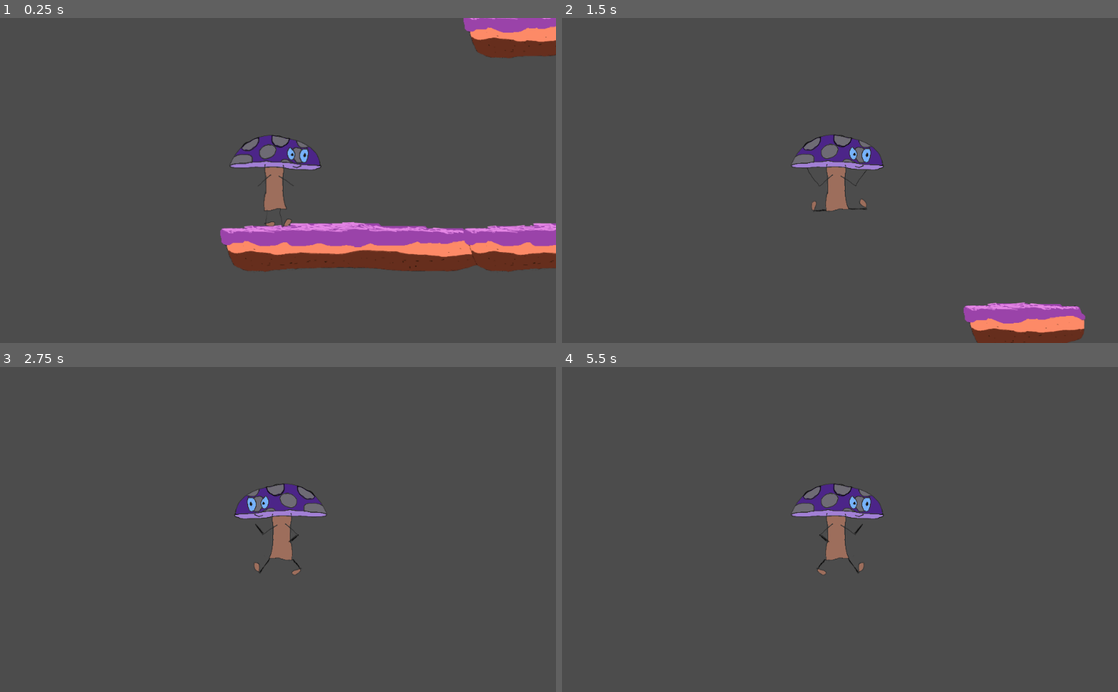
Above: before the commit, frames 1-4 (two rows, left to right).
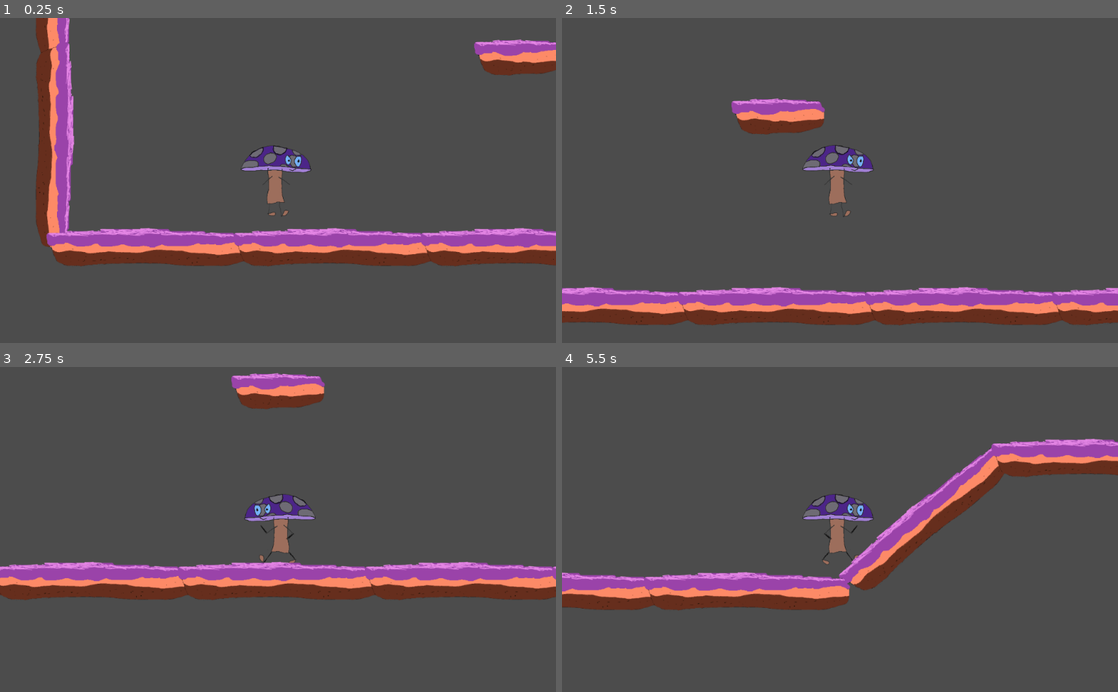
Above: after the commit, the same moments.

Repository: kyleagren/Mushroom-Quest-Exodus
Game: Godot game, scene res://Scenes/Level.tscn
The game is run twice, just before and just after one commit, with the same random seed, the same clock (stepped at 60 frames per second) and the same inputs.
Inputs:
- Up to frame 1 (0.25 s): no input
- Up to frame 2 (1.5 s): hold D (right) from 0.53 s (still down); tap Space (jump) at 0.6, 0.77, 1.07, 1.35 s
- Up to frame 3 (2.75 s): tap Space (jump) at 1.52, 1.82, 2.1 s; release D (right) at 2.03 s; hold A (left) from 2.03 s (still down)
- Up to frame 4 (5.5 s): release A (left) at 2.78 s; hold D (right) 2.78-4.28 s; tap Space (jump) at 2.85, 3.02, 3.32, 3.6, 3.77, 4.07, 4.35, 4.52, 4.82, 5.1 s; hold A (left) 4.28-5.03 s; hold D (right) from 5.03 s (still down)

The runs differ from the first frame. In frame 1, 15% of the frame differs, in the area x 6-100%, y 0-79%; in frame 2, 15%; in frame 3, 13%; in frame 4, 13%.

Commit message:
Added Walls and diagonals to tileset. Added wall climbing

Diff:
--- a/Scenes/Level.tscn
+++ b/Scenes/Level.tscn
@@ -1,16 +1,15 @@
 [gd_scene load_steps=3 format=2]
 
-[ext_resource path="res://Tileset.tres" type="TileSet" id=1]
-[ext_resource path="res://Scenes/Player.tscn" type="PackedScene" id=2]
+[ext_resource path="res://Scenes/Player.tscn" type="PackedScene" id=1]
+[ext_resource path="res://Tileset.tres" type="TileSet" id=2]
 
 [node name="Level" type="Node2D"]
 
-[node name="TileMap" type="TileMap" parent="."]
-tile_set = ExtResource( 1 )
-collision_layer = 2
-format = 1
-tile_data = PoolIntArray( -327665, 1, 0, -65529, 1, 0, 327680, 0, 0, 327687, 0, 0, 327694, 0, 0, 327701, 0, 0 )
-
-[node name="Player" parent="." instance=ExtResource( 2 )]
+[node name="Player" parent="." instance=ExtResource( 1 )]
 position = Vector2( 111.232, 207.366 )
 collision_mask = 2
+
+[node name="TileMap" type="TileMap" parent="."]
+tile_set = ExtResource( 2 )
+format = 1
+tile_data = PoolIntArray( -2162665, 1, 0, -1703944, 4, 0, -1245192, 4, 0, -1048583, 1, 0, -983033, 1, 0, -786440, 4, 0, -589824, 1, 0, -589813, 1, 0, -589778, 5, 0, -327688, 4, 0, -262127, 1, 0, -131031, 3, 0, 131064, 4, 0, 65545, 1, 0, 196636, 3, 0, 196642, 0, 0, 589817, 0, 0, 524288, 0, 0, 524295, 0, 0, 524302, 0, 0, 524309, 0, 0 )
--- a/Scenes/PlatformTiles.tscn
+++ b/Scenes/PlatformTiles.tscn
@@ -1,9 +1,14 @@
-[gd_scene load_steps=3 format=2]
+[gd_scene load_steps=7 format=2]
 
 [ext_resource path="res://Game Assets/Platform1.PNG" type="Texture" id=1]
 [ext_resource path="res://Game Assets/Platform2.PNG" type="Texture" id=2]
+[ext_resource path="res://Game Assets/Platform_Diagonal.PNG" type="Texture" id=3]
+[ext_resource path="res://Game Assets/Platform_Diagonal2.png" type="Texture" id=4]
+[ext_resource path="res://Game Assets/Wall.PNG" type="Texture" id=5]
+[ext_resource path="res://Game Assets/Wall2.PNG" type="Texture" id=6]
 
 [node name="PlatformTiles" type="Node2D"]
+editor/display_folded = true
 
 [node name="Platform_Large" type="Sprite" parent="."]
 position = Vector2( 303.32, 289.656 )
@@ -12,6 +17,7 @@
 [node name="StaticBody2D" type="StaticBody2D" parent="Platform_Large"]
 
 [node name="CollisionPolygon2D" type="CollisionPolygon2D" parent="Platform_Large/StaticBody2D"]
+visible = false
 position = Vector2( 0.630249, 20.168 )
 polygon = PoolVector2Array( -218.058, 15.8375, -226.272, 10.7041, -230.892, 3.5173, -238.592, -22.1498, -243.725, -26.2 …(317 unchanged characters)…
 
@@ -22,5 +28,47 @@
 [node name="StaticBody2D" type="StaticBody2D" parent="Platform_Small"]
 
 [node name="CollisionPolygon2D" type="CollisionPolygon2D" parent="Platform_Small/StaticBody2D"]
+visible = false
 position = Vector2( -127.31, 17.647 )
 polygon = PoolVector2Array( 18.3544, -49.6165, 19.325, -37.6458, 20.2955, -28.5869, 25.4721, -23.0868, 29.3545, -22.439 …(527 unchanged characters)…
+
+[node name="Platform_Diagonal" type="Sprite" parent="."]
+position = Vector2( 1171.57, 534.551 )
+texture = ExtResource( 3 )
+
+[node name="StaticBody2D" type="StaticBody2D" parent="Platform_Diagonal"]
+
+[node name="CollisionPolygon2D" type="CollisionPolygon2D" parent="Platform_Diagonal/StaticBody2D"]
+visible = false
+position = Vector2( 1005.4, -5.83179 )
+polygon = PoolVector2Array( -1162.21, -187.8, -826.298, 152.775, -829.797, 170.271, -861.288, 194.764, -919.606, 162.106, -1045.57, 23.3102, -1151.71, -71.1643, -1186.7, -106.155, -1192.53, -124.816, -1178.54, -158.641 )
+
+[node name="Platform_Diagonal2" type="Sprite" parent="."]
+position = Vector2( 1632.8, 536.823 )
+texture = ExtResource( 4 )
+
+[node name="StaticBody2D" type="StaticBody2D" parent="Platform_Diagonal2"]
+
+[node name="CollisionPolygon2D" type="CollisionPolygon2D" parent="Platform_Diagonal2/StaticBody2D"]
+visible = false
+polygon = PoolVector2Array( 161.082, -164.412, -199.321, 138.84, -193.489, 154.002, -178.326, 156.335, -145.669, 173.83, -114.177, 167.999, 23.4524, 37.3672, 126.092, -40.7784, 176.245, -85.0998, 203.071, -123.589, 200.738, -141.085, 182.076, -160.913 )
+
+[node name="Wall" type="Sprite" parent="."]
+position = Vector2( 162.766, 727.678 )
+texture = ExtResource( 5 )
+
+[node name="StaticBody2D" type="StaticBody2D" parent="Wall"]
+
+[node name="CollisionPolygon2D" type="CollisionPolygon2D" parent="Wall/StaticBody2D"]
+visible = false
+polygon = PoolVector2Array( 38.1985, -247.962, 38.1985, 224.41, 6.70695, 237.24, -18.9528, 231.409, -29.4499, 204.582, -37.6144, 136.934, -31.7827, -22.8563, -35.2817, -190.811, -31.7827, -224.635, -4.95656, -238.632, 17.2041, -252.628 )
+
+[node name="Wall2" type="Sprite" parent="."]
+position = Vector2( 623.998, 714.045 )
+texture = ExtResource( 6 )
+
+[node name="StaticBody2D" type="StaticBody2D" parent="Wall2"]
+
+[node name="CollisionPolygon2D" type="CollisionPolygon2D" parent="Wall2/StaticBody2D"]
+visible = false
+polygon = PoolVector2Array( -24.1409, -233.163, -25.3073, 236.877, -4.31293, 241.542, -4.31293, 232.212, 31.844, 218.215, 45.8403, 180.892, 41.1749, 124.907, 38.8421, -8.05695, 48.1729, -132.857, 47.0065, -183.01, 29.5113, -244.827, -7.81201, -250.658 )
--- a/Scenes/Player.tscn
+++ b/Scenes/Player.tscn
@@ -1,17 +1,15 @@
-[gd_scene load_steps=10 format=2]
+[gd_scene load_steps=9 format=2]
 
 [ext_resource path="res://Scripts/Player.gd" type="Script" id=1]
 [ext_resource path="res://Game Assets/Mushroom_Man.png" type="Texture" id=2]
 [ext_resource path="res://Game Assets/Mushroom_Man_Jump.png" type="Texture" id=3]
 [ext_resource path="res://Game Assets/Mushroom_Man_Run.png" type="Texture" id=4]
 
-[sub_resource type="GDScript" id=1]
-
-[sub_resource type="CapsuleShape2D" id=2]
+[sub_resource type="CapsuleShape2D" id=1]
 radius = 88.9869
 height = 1.74823
 
-[sub_resource type="Animation" id=3]
+[sub_resource type="Animation" id=2]
 length = 2.0
 loop = true
 tracks/0/type = "value"
@@ -79,21 +77,21 @@
 
 [node name="Sprite" type="Sprite" parent="."]
 texture = ExtResource( 2 )
-script = SubResource( 1 )
 
 [node name="CollisionShape2D" type="CollisionShape2D" parent="."]
 visible = false
 position = Vector2( -5, 0 )
-shape = SubResource( 2 )
+shape = SubResource( 1 )
 
 [node name="AnimationPlayer" type="AnimationPlayer" parent="."]
-anims/Idle = SubResource( 3 )
-anims/Jump = SubResource( 4 )
-anims/Run = SubResource( 5 )
+anims/Idle = SubResource( 2 )
+anims/Jump = SubResource( 3 )
+anims/Run = SubResource( 4 )
 
 [node name="JumpTimer" type="Timer" parent="."]
 wait_time = 0.2
 
 [node name="Camera2D" type="Camera2D" parent="."]
 current = true
+zoom = Vector2( 1.3, 1.3 )
 [connection signal="timeout" from="JumpTimer" to="." method="_on_JumpTimer_timeout"]
--- a/Scripts/Player.gd
+++ b/Scripts/Player.gd
@@ -15,6 +15,7 @@
 
 func _physics_process(delta):
 	apply_gravity()
+	wall_run()
 	move()
 	jump()
 	animate()
@@ -41,9 +42,22 @@
 		can_double_jump = false
 		motion.y = 0
 		motion.y -= JUMP_SPEED
-		$AnimationPlayer.play("Jump")
 		jump_counter += 1
 		$JumpTimer.start()
+
+
+func wall_run():
+	if is_on_wall():
+		motion.y = GRAVITY / 2.5
+		if jump_counter == number_of_jumps:
+			jump_counter = number_of_jumps - 1
+		if $Sprite.is_flipped_h():
+			if Input.is_action_just_pressed("jump"):
+				motion.x = JUMP_SPEED
+		elif not $Sprite.is_flipped_h():
+			if Input.is_action_just_pressed("jump"):
+				motion.x = -JUMP_SPEED
+
 
 
 
--- a/Tileset.tres
+++ b/Tileset.tres
@@ -1,7 +1,11 @@
-[gd_resource type="TileSet" load_steps=20 format=2]
+[gd_resource type="TileSet" load_steps=36 format=2]
 
 [ext_resource path="res://Game Assets/Platform1.PNG" type="Texture" id=1]
 [ext_resource path="res://Game Assets/Platform2.PNG" type="Texture" id=2]
+[ext_resource path="res://Game Assets/Platform_Diagonal.PNG" type="Texture" id=3]
+[ext_resource path="res://Game Assets/Platform_Diagonal2.png" type="Texture" id=4]
+[ext_resource path="res://Game Assets/Wall.PNG" type="Texture" id=5]
+[ext_resource path="res://Game Assets/Wall2.PNG" type="Texture" id=6]
 
 [sub_resource type="ConvexPolygonShape2D" id=1]
 points = PoolVector2Array( -243.725, -26.2565, -249.886, -32.93, -250.399, -54.4904, 227.523, -53.977, -238.592, -22.1498 )
@@ -53,6 +57,42 @@
 
 [sub_resource type="ConvexPolygonShape2D" id=17]
 points = PoolVector2Array( 118.003, 23.5021, 132.238, 22.2079, 128.032, 22.855 )
+
+[sub_resource type="ConvexPolygonShape2D" id=18]
+points = PoolVector2Array( -1151.71, -71.1643, -1186.7, -106.155, -1192.53, -124.816, -1178.54, -158.641, -1162.21, -187.8, -826.298, 152.775, -1045.57, 23.3102 )
+
+[sub_resource type="ConvexPolygonShape2D" id=19]
+points = PoolVector2Array( -861.288, 194.764, -919.606, 162.106, -1045.57, 23.3102, -826.298, 152.775, -829.797, 170.271 )
+
+[sub_resource type="ConvexPolygonShape2D" id=20]
+points = PoolVector2Array( -193.489, 154.002, -199.321, 138.84, 161.082, -164.412, -178.326, 156.335 )
+
+[sub_resource type="ConvexPolygonShape2D" id=21]
+points = PoolVector2Array( -114.177, 167.999, -145.669, 173.83, -178.326, 156.335, 161.082, -164.412, 23.4524, 37.3672 )
+
+[sub_resource type="ConvexPolygonShape2D" id=22]
+points = PoolVector2Array( 203.071, -123.589, 176.245, -85.0998, 126.092, -40.7784, 23.4524, 37.3672, 161.082, -164.412, 182.076, -160.913, 200.738, -141.085 )
+
+[sub_resource type="ConvexPolygonShape2D" id=23]
+points = PoolVector2Array( 17.2041, -252.628, 38.1985, -247.962, 38.1985, 224.41, -4.95656, -238.632 )
+
+[sub_resource type="ConvexPolygonShape2D" id=24]
+points = PoolVector2Array( -35.2817, -190.811, -31.7827, -224.635, -4.95656, -238.632, 38.1985, 224.41, -31.7827, -22.8563 )
+
+[sub_resource type="ConvexPolygonShape2D" id=25]
+points = PoolVector2Array( -29.4499, 204.582, -37.6144, 136.934, -31.7827, -22.8563, 38.1985, 224.41, 6.70695, 237.24, -18.9528, 231.409 )
+
+[sub_resource type="ConvexPolygonShape2D" id=26]
+points = PoolVector2Array( -4.31293, 232.212, -4.31293, 241.542, -25.3073, 236.877, -24.1409, -233.163 )
+
+[sub_resource type="ConvexPolygonShape2D" id=27]
+points = PoolVector2Array( 45.8403, 180.892, 31.844, 218.215, -4.31293, 232.212, -24.1409, -233.163, 41.1749, 124.907 )
+
+[sub_resource type="ConvexPolygonShape2D" id=28]
+points = PoolVector2Array( 38.8421, -8.05695, 41.1749, 124.907, -24.1409, -233.163 )
+
+[sub_resource type="ConvexPolygonShape2D" id=29]
+points = PoolVector2Array( 29.5113, -244.827, 47.0065, -183.01, 48.1729, -132.857, 38.8421, -8.05695, -24.1409, -233.163, -7.81201, -250.658 )
 
 [resource]
 0/name = "Platform_Large"
@@ -120,60 +160,172 @@
 "one_way": false,
 "one_way_margin": 1.0,
 "shape": SubResource( 8 ),
-"shape_transform": Transform2D( 1, 0, 0, 1, -11.3104, 64.647 )
+"shape_transform": Transform2D( 1, 0, 0, 1, -11.31, 64.647 )
 }, {
 "autotile_coord": Vector2( 0, 0 ),
 "one_way": false,
 "one_way_margin": 1.0,
 "shape": SubResource( 9 ),
-"shape_transform": Transform2D( 1, 0, 0, 1, -11.3104, 64.647 )
+"shape_transform": Transform2D( 1, 0, 0, 1, -11.31, 64.647 )
 }, {
 "autotile_coord": Vector2( 0, 0 ),
 "one_way": false,
 "one_way_margin": 1.0,
 "shape": SubResource( 10 ),
-"shape_transform": Transform2D( 1, 0, 0, 1, -11.3104, 64.647 )
+"shape_transform": Transform2D( 1, 0, 0, 1, -11.31, 64.647 )
 }, {
 "autotile_coord": Vector2( 0, 0 ),
 "one_way": false,
 "one_way_margin": 1.0,
 "shape": SubResource( 11 ),
-"shape_transform": Transform2D( 1, 0, 0, 1, -11.3104, 64.647 )
+"shape_transform": Transform2D( 1, 0, 0, 1, -11.31, 64.647 )
 }, {
 "autotile_coord": Vector2( 0, 0 ),
 "one_way": false,
 "one_way_margin": 1.0,
 "shape": SubResource( 12 ),
-"shape_transform": Transform2D( 1, 0, 0, 1, -11.3104, 64.647 )
+"shape_transform": Transform2D( 1, 0, 0, 1, -11.31, 64.647 )
 }, {
 "autotile_coord": Vector2( 0, 0 ),
 "one_way": false,
 "one_way_margin": 1.0,
 "shape": SubResource( 13 ),
-"shape_transform": Transform2D( 1, 0, 0, 1, -11.3104, 64.647 )
+"shape_transform": Transform2D( 1, 0, 0, 1, -11.31, 64.647 )
 }, {
 "autotile_coord": Vector2( 0, 0 ),
 "one_way": false,
 "one_way_margin": 1.0,
 "shape": SubResource( 14 ),
-"shape_transform": Transform2D( 1, 0, 0, 1, -11.3104, 64.647 )
+"shape_transform": Transform2D( 1, 0, 0, 1, -11.31, 64.647 )
 }, {
 "autotile_coord": Vector2( 0, 0 ),
 "one_way": false,
 "one_way_margin": 1.0,
 "shape": SubResource( 15 ),
-"shape_transform": Transform2D( 1, 0, 0, 1, -11.3104, 64.647 )
+"shape_transform": Transform2D( 1, 0, 0, 1, -11.31, 64.647 )
 }, {
 "autotile_coord": Vector2( 0, 0 ),
 "one_way": false,
 "one_way_margin": 1.0,
 "shape": SubResource( 16 ),
-"shape_transform": Transform2D( 1, 0, 0, 1, -11.3104, 64.647 )
+"shape_transform": Transform2D( 1, 0, 0, 1, -11.31, 64.647 )
 }, {
 "autotile_coord": Vector2( 0, 0 ),
 "one_way": false,
 "one_way_margin": 1.0,
 "shape": SubResource( 17 ),
-"shape_transform": Transform2D( 1, 0, 0, 1, -11.3104, 64.647 )
+"shape_transform": Transform2D( 1, 0, 0, 1, -11.31, 64.647 )
 } ]
 1/z_index = 0
+2/name = "Platform_Diagonal"
+2/texture = ExtResource( 3 )
+2/tex_offset = Vector2( 0, 0 )
+2/modulate = Color( 1, 1, 1, 1 )
+2/region = Rect2( 0, 0, 436, 432 )
+2/tile_mode = 0
+2/occluder_offset = Vector2( 218, 216 )
+2/navigation_offset = Vector2( 218, 216 )
+2/shapes = [ {
+"autotile_coord": Vector2( 0, 0 ),
+"one_way": false,
+"one_way_margin": 1.0,
+"shape": SubResource( 18 ),
+"shape_transform": Transform2D( 1, 0, 0, 1, 1223.4, 210.168 )
+}, {
+"autotile_coord": Vector2( 0, 0 ),
+"one_way": false,
+"one_way_margin": 1.0,
+"shape": SubResource( 19 ),
+"shape_transform": Transform2D( 1, 0, 0, 1, 1223.4, 210.168 )
+} ]
+2/z_index = 0
+3/name = "Platform_Diagonal2"
+3/texture = ExtResource( 4 )
+3/tex_offset = Vector2( 0, 0 )
+3/modulate = Color( 1, 1, 1, 1 )
+3/region = Rect2( 0, 0, 458, 397 )
+3/tile_mode = 0
+3/occluder_offset = Vector2( 229, 198.5 )
+3/navigation_offset = Vector2( 229, 198.5 )
+3/shapes = [ {
+"autotile_coord": Vector2( 0, 0 ),
+"one_way": false,
+"one_way_margin": 1.0,
+"shape": SubResource( 20 ),
+"shape_transform": Transform2D( 1, 0, 0, 1, 229, 198.5 )
+}, {
+"autotile_coord": Vector2( 0, 0 ),
+"one_way": false,
+"one_way_margin": 1.0,
+"shape": SubResource( 21 ),
+"shape_transform": Transform2D( 1, 0, 0, 1, 229, 198.5 )
+}, {
+"autotile_coord": Vector2( 0, 0 ),
+"one_way": false,
+"one_way_margin": 1.0,
+"shape": SubResource( 22 ),
+"shape_transform": Transform2D( 1, 0, 0, 1, 229, 198.5 )
+} ]
+3/z_index = 0
+4/name = "Wall"
+4/texture = ExtResource( 5 )
+4/tex_offset = Vector2( 0, 0 )
+4/modulate = Color( 1, 1, 1, 1 )
+4/region = Rect2( 0, 0, 165, 533 )
+4/tile_mode = 0
+4/occluder_offset = Vector2( 82.5, 266.5 )
+4/navigation_offset = Vector2( 82.5, 266.5 )
+4/shapes = [ {
+"autotile_coord": Vector2( 0, 0 ),
+"one_way": false,
+"one_way_margin": 1.0,
+"shape": SubResource( 23 ),
+"shape_transform": Transform2D( 1, 0, 0, 1, 82.5, 266.5 )
+}, {
+"autotile_coord": Vector2( 0, 0 ),
+"one_way": false,
+"one_way_margin": 1.0,
+"shape": SubResource( 24 ),
+"shape_transform": Transform2D( 1, 0, 0, 1, 82.5, 266.5 )
+}, {
+"autotile_coord": Vector2( 0, 0 ),
+"one_way": false,
+"one_way_margin": 1.0,
+"shape": SubResource( 25 ),
+"shape_transform": Transform2D( 1, 0, 0, 1, 82.5, 266.5 )
+} ]
+4/z_index = 0
+5/name = "Wall2"
+5/texture = ExtResource( 6 )
+5/tex_offset = Vector2( 0, 0 )
+5/modulate = Color( 1, 1, 1, 1 )
+5/region = Rect2( 0, 0, 141, 523 )
+5/tile_mode = 0
+5/occluder_offset = Vector2( 70.5, 261.5 )
+5/navigation_offset = Vector2( 70.5, 261.5 )
+5/shapes = [ {
+"autotile_coord": Vector2( 0, 0 ),
+"one_way": false,
+"one_way_margin": 1.0,
+"shape": SubResource( 26 ),
+"shape_transform": Transform2D( 1, 0, 0, 1, 70.5, 261.5 )
+}, {
+"autotile_coord": Vector2( 0, 0 ),
+"one_way": false,
+"one_way_margin": 1.0,
+"shape": SubResource( 27 ),
+"shape_transform": Transform2D( 1, 0, 0, 1, 70.5, 261.5 )
+}, {
+"autotile_coord": Vector2( 0, 0 ),
+"one_way": false,
+"one_way_margin": 1.0,
+"shape": SubResource( 28 ),
+"shape_transform": Transform2D( 1, 0, 0, 1, 70.5, 261.5 )
+}, {
+"autotile_coord": Vector2( 0, 0 ),
+"one_way": false,
+"one_way_margin": 1.0,
+"shape": SubResource( 29 ),
+"shape_transform": Transform2D( 1, 0, 0, 1, 70.5, 261.5 )
+} ]
+5/z_index = 0
Binary file added: Game Assets/Platform_Diagonal.PNG
Not shown, added: Game Assets/Platform_Diagonal.PNG.import
Binary file added: Game Assets/Platform_Diagonal2.png
Not shown, added: Game Assets/Platform_Diagonal2.png.import
Binary file added: Game Assets/Wall.PNG
Not shown, added: Game Assets/Wall.PNG.import
Binary file added: Game Assets/Wall2.PNG
Not shown, added: Game Assets/Wall2.PNG.import
Not shown: 2 places in Scenes/Player.tscn that only renumber resources
Not shown, added: Game_Design_Doc.md
